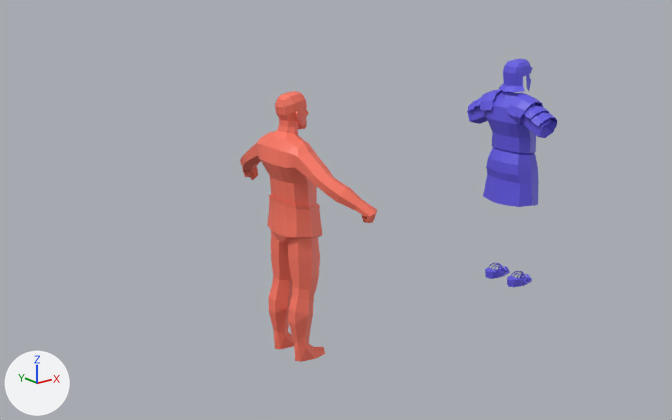
Before and after pictures for a commit that changed the FBX model rsrc/Models/Character.fbx.
Rendered twice from a camera (50 mm lens) standing at (-0.0634, -0.088, 0.0531) and looking at (0.0102, 0.004, 0.0163). Lighting does not change. The marker at lower left points along +X, +Y and +Z. Where no turn or scale is listed for an object, it has been applied to the vertices.

The first picture shows 'B_Arms', 'B_Belt', 'B_Head', 'B_Legs', 'B_Torso', 'LA_Helmet', 'LA_Skirt', 'LA_Torso'.
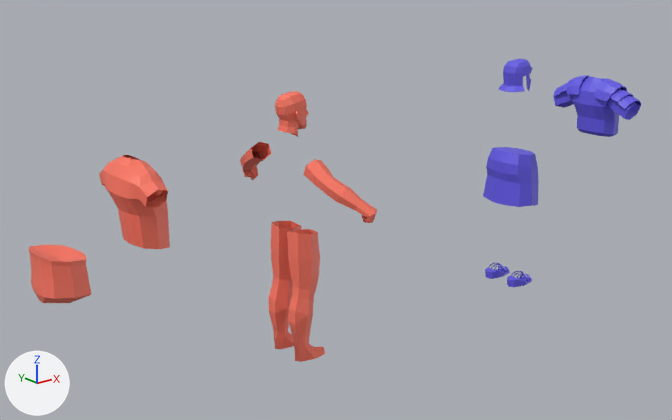
Changed parts and their boxes [x1, y1, x2, y2] in the pictures (672 x 420 px):
'B_Torso', moved
    before: [251, 130, 322, 206]
    after: [99, 155, 170, 249]
'LA_Torso', moved
    before: [467, 90, 558, 155]
    after: [553, 75, 641, 137]
'B_Belt', moved
    before: [267, 195, 322, 242]
    after: [29, 245, 91, 303]

The change, as a list of edits to the scene's bpy script:
```text
Change ob_la_torso:
    ob_la_torso.location: (0.04, 0.0, 0.0) -> (0.06, 0.0, 0.0)
Change ob_b_torso:
    ob_b_torso.location: (0.0, 0.0, 0.0) -> (-0.02, 0.0, 0.0)
Change ob_b_belt:
    ob_b_belt.location: (0.0, 0.0, 0.0) -> (-0.03, 0.0, 0.0)
```
